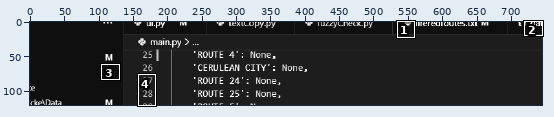
File history of a sprite sheet, EnhanceImage.png. The first picture is a wide view before the edit; the outline marks the close-up.
Close-up. Old version:
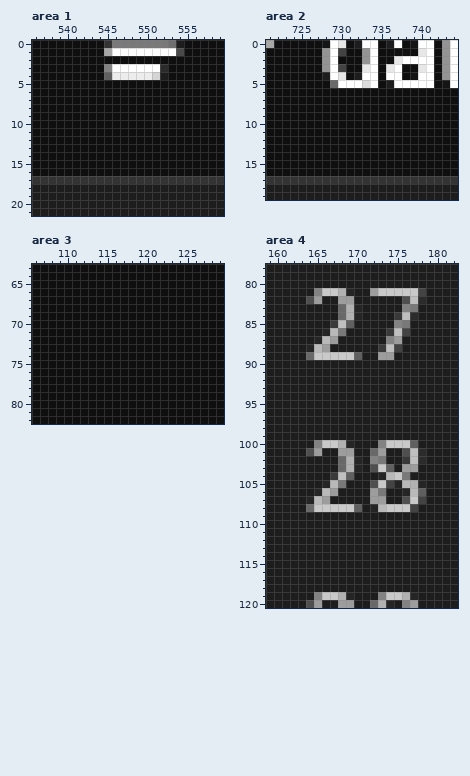
The file is 745x121 pixels. Colours within 5 levels of each other are drawn and written as one. Shown: area 1: x 536..559, y 0..21; area 2: x 721..744, y 0..19; area 3: x 106..129, y 63..82; area 4: x 159..182, y 78..120. The commit also changed other parts of the picture, which this record leaves out.
Once edited:
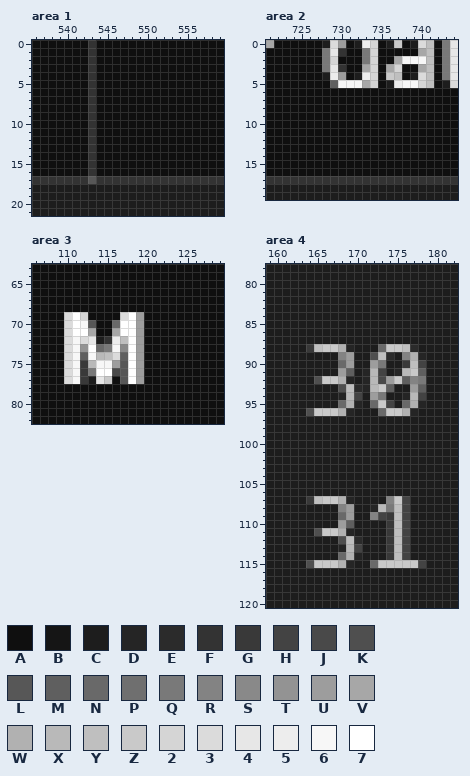
Palette (. is transparent): A #0f0f0f  B #151515  C #1d1d1d  D #252525  E #2b2b2b  F #333333  G #393939  H #434343  J #494949  K #4f4f4f  L #575757  M #5f5f5f  N #696969  P #6f6f6f  Q #797979  R #838383  S #898989  T #939393  U #9d9d9d  V #a7a7a7  W #b1b1b1  X #b9b9b9  Y #bfbfbf  Z #c9c9c9  2 #d5d5d5  3 #dbdbdb  4 #e7e7e7  5 #ededed  6 #f7f7f7  7 #ffffff
The edit:
Changed rows in their new state; - is an unchanged pixel.
Area 1:
first column x 543:
 0 F-AAAAAAAAAA
 1 F-AAAAAAAAAA
 2 F-----------
 3 F-AAAAAAAA--
 4 F-AAAAAAAA--
 5 F-----------
 6 F-----------
 7 F-----------
 8 F-----------
 9 F-----------
10 F-----------
11 F-----------
12 F-----------
13 F-----------
14 F-----------
15 F-----------
16 F-----------
17 L-----------
Area 2:
first column x 728:
 0 C3U--52--Z-C3Y-Q4
 1 Q4F--Q2-----VY-Q4
 2 Q2---Q2--V666Y-Q4
 3 Q4F--V2-V2--VY-Q4
 4 -5U--52-ZY-C3Y-Q4
 5 -M666V2--5662Y-C3
Area 3:
first column x 110:
69 372----37U
70 376L--N77U
71 377V--V77U
72 3634CF5Y7U
73 36T7NQ6S7U
74 36M6XY3M7U
75 36GX66UL7U
76 36GQ77JL7U
77 36GC4Z-L7U
Area 4:
first column x 164:
 81 -CCCCC--CCCCCCC
 82 CC--CC------CCC
 83 ----CCC-----CC-
 84 ----CCC----CCC-
 85 ---CCC-----CC--
 86 --CCC-----CCC--
 87 -CCC------CC---
 88 GYZZWD---NZZYE-
 89 CCCCRUC-KYE-RWD
 90 ----NU--UQ--GYH
 91 ----UM-DXH-DXZM
 92 -KZZWD-DXJUZMRQ
 93 ----KYEDXZM--UM
 94 ----DXH-UQ--DXH
 95 ----NWD-NZH-NWD
 96 KZZZWD---NZZWD-
first column x 164:
100 -CCCCC---CCCCC-
101 CC--CC--CC--CCC
102 ----CCC-CC--CCC
103 ----CCC-CCC-CC-
104 ---CCC---CCCC--
105 --CCC---CCCCCCC
106 -CCC----CC--CCC
107 GYZZWD--CCRZHCC
108 CCCCRUC---QYHC-
109 ----NU--RHGYH--
110 ----UM----GYH--
111 -KZZWD----GYH--
112 ----KYE---GYH--
113 ----DXH---GYH--
114 ----NWD---GYH--
115 KZZZWD--NZZZZZH
first column x 164:
119 -CCCCC---CCCCC
120 CC--CC--CCC-CC
Boxes around the changes in both close-ups, in picture pixels (x1, y1, x2, y2):
changed: (88, 40, 184, 184)
changed: (322, 40, 458, 88)
changed: (64, 312, 144, 384)
changed: (306, 288, 426, 608)
